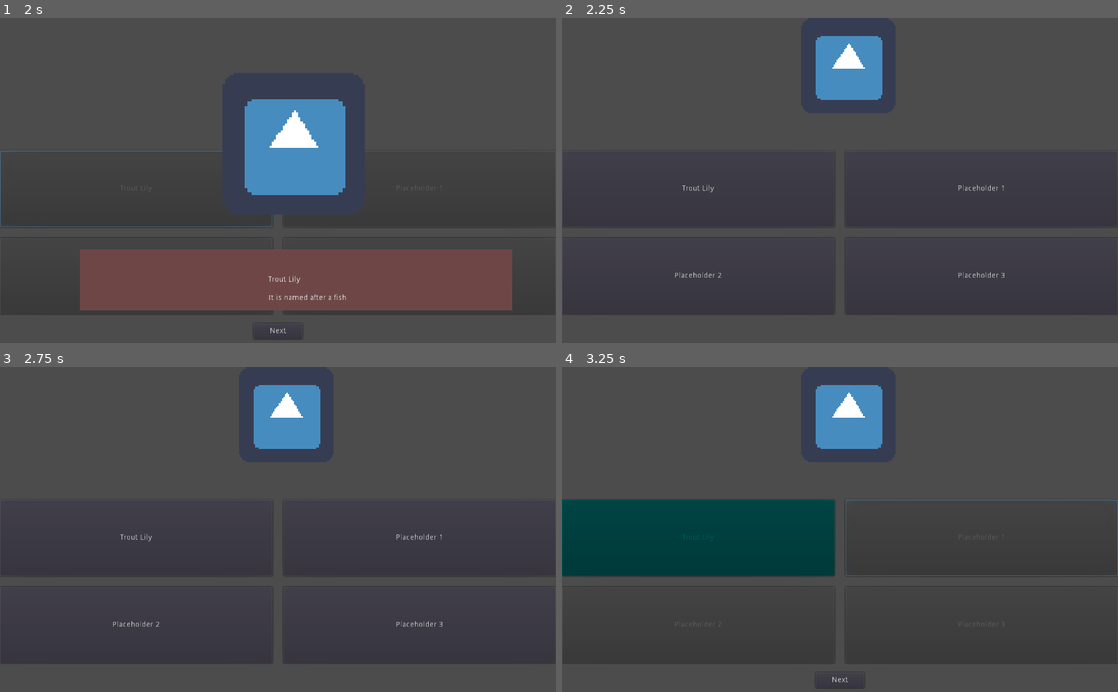
Above: before the commit, frames 1-4 (two rows, left to right).
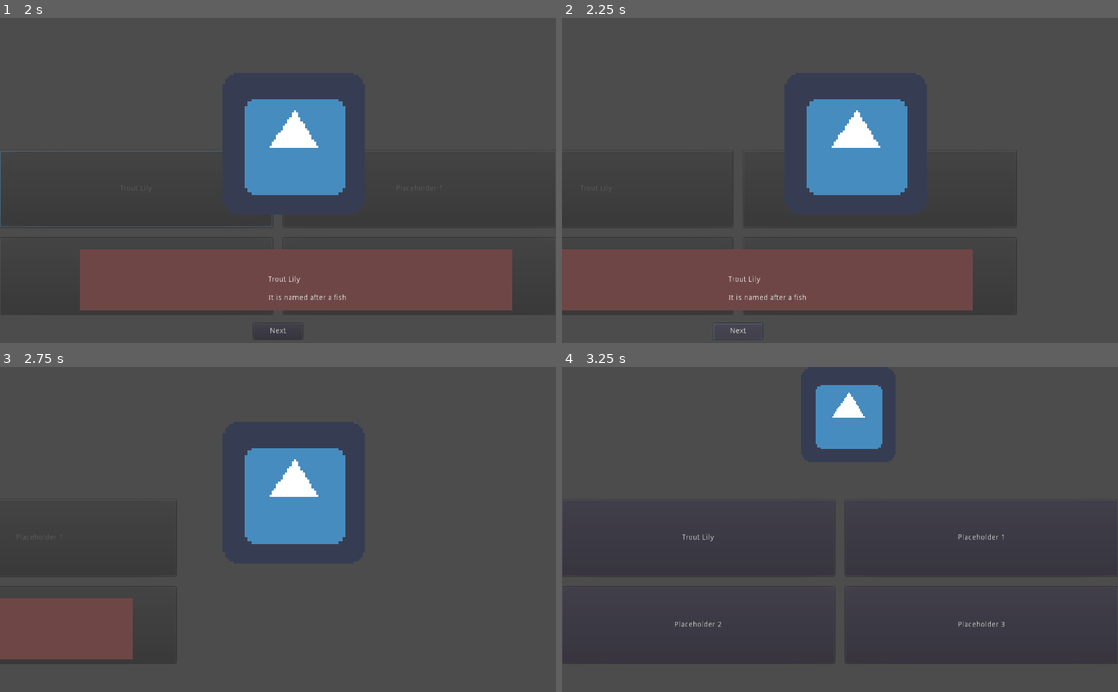
Above: after the commit, the same moments.

Repository: the-g-force/2021-April
Game: Godot game, scene res://src/GameFrame.tscn
Same seed, same stepped clock (60 frames per second), same inputs: the game is played once before the commit and once after it. This scene is started directly instead of the project's main scene. The engine's default icon, where the game draws it, is replaced by a stand-in: a white triangle on a blue panel in a dark square.
Inputs (mouse positions are in pixels of both pictures, inside the frame that each line leads up to):
- Up to frame 1 (2 s): click "Trout Lily" at 0.5 s
- Up to frame 2 (2.25 s): click "Next" at 2 s
- Up to frame 3 (2.75 s): no input
- Up to frame 4 (3.25 s): click (979, 539) at 2.75 s, where only the run before the commit has a clickable "Placeholder 1"

Frame 1 is identical in both runs. In frame 2, 22% of the frame differs, in the area x 0-96%, y 5-99%; in frame 3, 12%; in frame 4, 12%.

Commit message:
Demonstrate the use of a frame that animates pages

Diff:
--- a/project/src/GameFrame.gd
+++ b/project/src/GameFrame.gd
@@ -2,7 +2,14 @@
 
 
 func _on_GuessingGame_next():
+	$AnimationPlayer.get_animation("FlyOut").track_set_path(0, "CanvasLayer:offset")
+	$AnimationPlayer.play("FlyOut")
+	yield($AnimationPlayer, "animation_finished")
+
 	var next_round = preload("res://src/GuessingGame.tscn").instance()
-	remove_child(get_child(0))
-	add_child(next_round)
+	var canvas_layer = CanvasLayer.new()
+	canvas_layer.add_child(next_round)
+	remove_child($CanvasLayer)
+	canvas_layer.name = "CanvasLayer"
 	next_round.connect("next", self, "_on_GuessingGame_next")
+	add_child(canvas_layer)
--- a/project/src/GameFrame.tscn
+++ b/project/src/GameFrame.tscn
@@ -1,7 +1,22 @@
-[gd_scene load_steps=3 format=2]
+[gd_scene load_steps=4 format=2]
 
 [ext_resource path="res://src/GameFrame.gd" type="Script" id=1]
 [ext_resource path="res://src/GuessingGame.tscn" type="PackedScene" id=2]
+
+[sub_resource type="Animation" id=1]
+resource_name = "FlyOut"
+tracks/0/type = "value"
+tracks/0/path = NodePath("CanvasLayer:offset")
+tracks/0/interp = 1
+tracks/0/loop_wrap = true
+tracks/0/imported = false
+tracks/0/enabled = true
+tracks/0/keys = {
+"times": PoolRealArray( 0, 1 ),
+"transitions": PoolRealArray( 1, 1 ),
+"update": 0,
+"values": [ Vector2( 0, 0 ), Vector2( -1024, 0 ) ]
+}
 
 [node name="GameFrame" type="Control"]
 anchor_right = 1.0
@@ -11,6 +26,11 @@
 "_edit_use_anchors_": false
 }
 
-[node name="GuessingGame" parent="." instance=ExtResource( 2 )]
+[node name="CanvasLayer" type="CanvasLayer" parent="."]
 
-[connection signal="next" from="GuessingGame" to="." method="_on_GuessingGame_next"]
+[node name="GuessingGame" parent="CanvasLayer" instance=ExtResource( 2 )]
+
+[node name="AnimationPlayer" type="AnimationPlayer" parent="."]
+anims/FlyOut = SubResource( 1 )
+
+[connection signal="next" from="CanvasLayer/GuessingGame" to="." method="_on_GuessingGame_next"]
